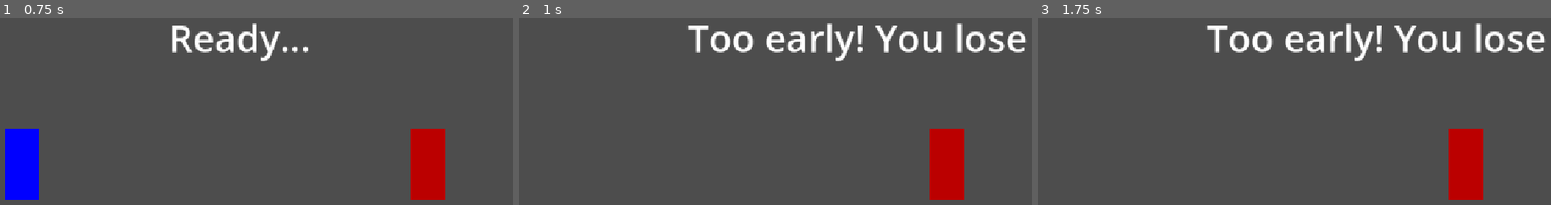
Above: before the commit, frames 1-3 (left to right).
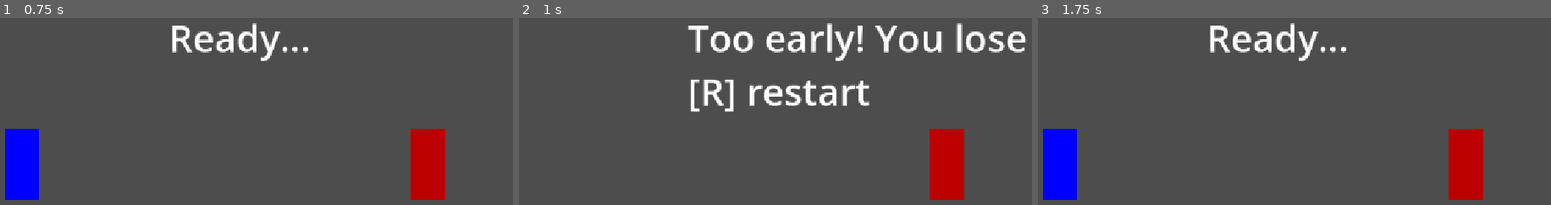
Above: after the commit, the same moments.

Repository: karolszwedo/last-draw
Game: Godot game, scene res://duel.tscn
Two runs of this game, one before a commit and one after it. Both use one fixed random seed, a clock stepped at 60 frames per second and the inputs below.
Inputs:
- Up to frame 1 (0.75 s): tap Enter at 0.5 s; tap R at 0.6 s
- Up to frame 2 (1 s): tap Space at 0.77, 0.8 s
- Up to frame 3 (1.75 s): tap Space at 1.07, 1.25, 1.35, 1.52 s; tap R at 1.55 s

Frame 1 is identical in both runs. In frame 2, 2.2% of the frame differs, in the area x 33-69%, y 33-51%; in frame 3, 6.6%, in the area x 0-100%, y 2-98%.

Commit message:
Restart rundy klawiszem R; etap 1 gotowy
Co-Authored-By: Claude Opus 5.5 <noreply@anthropic.com>

Diff:
--- a/godot/duel.gd
+++ b/godot/duel.gd
@@ -13,18 +13,20 @@
 				var enemy_time = randf_range(0.55, 0.65)
 				await get_tree().create_timer(enemy_time).timeout
 				if state == "fire":
-						state = "done"
-						$Message.text = "%.3f s - You lose" % enemy_time
-						$Player.hide()
+						end_round("%.3f s - You lose" % enemy_time, $Player)
 
 func _unhandled_input(event):
-		if event is InputEventKey and event.pressed and event.keycode == KEY_SPACE:
-				if state == "ready":
-						state = "done"
-						$Message.text = "Too early! You lose"
-						$Player.hide()
-				elif state == "fire":
-						state = "done"
-						var reaction = (Time.get_ticks_msec() - fire_time) / 1000.0
-						$Message.text = "%.3f s - You win!" % reaction
-						$Enemy.hide()
+		if event is InputEventKey and event.pressed:
+				if event.keycode == KEY_SPACE:
+						if state == "ready":
+								end_round("Too early! You lose", $Player)
+						elif state == "fire":
+								var reaction = (Time.get_ticks_msec() - fire_time) / 1000.0
+								end_round("%.3f s - You win!" % reaction, $Enemy)
+				elif event.keycode == KEY_R and state == "done":
+						get_tree().reload_current_scene()
+
+func end_round(text, loser):
+		state = "done"
+		$Message.text = text + "\n[R] restart"
+		loser.hide()
Not shown, changed: PLAN.md
